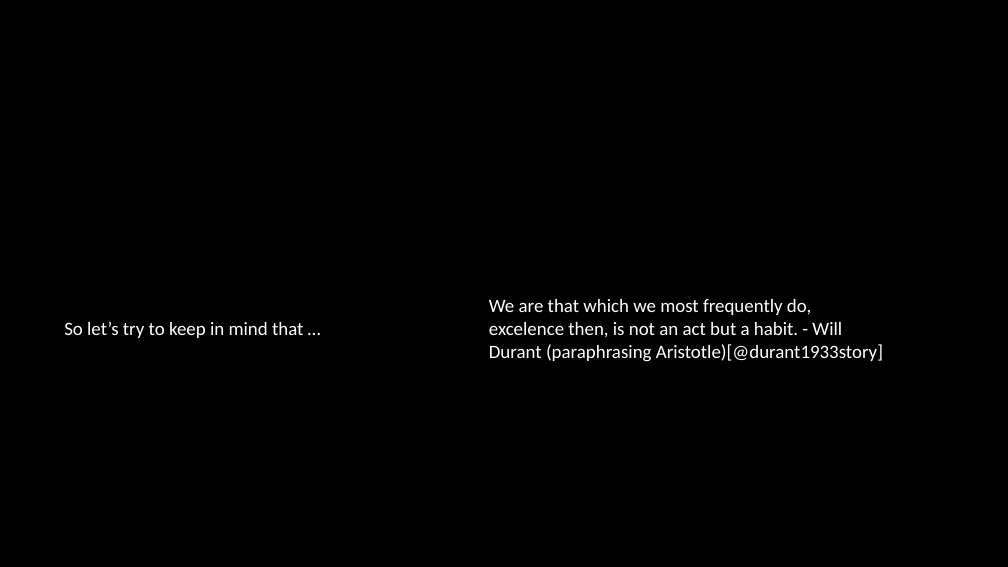
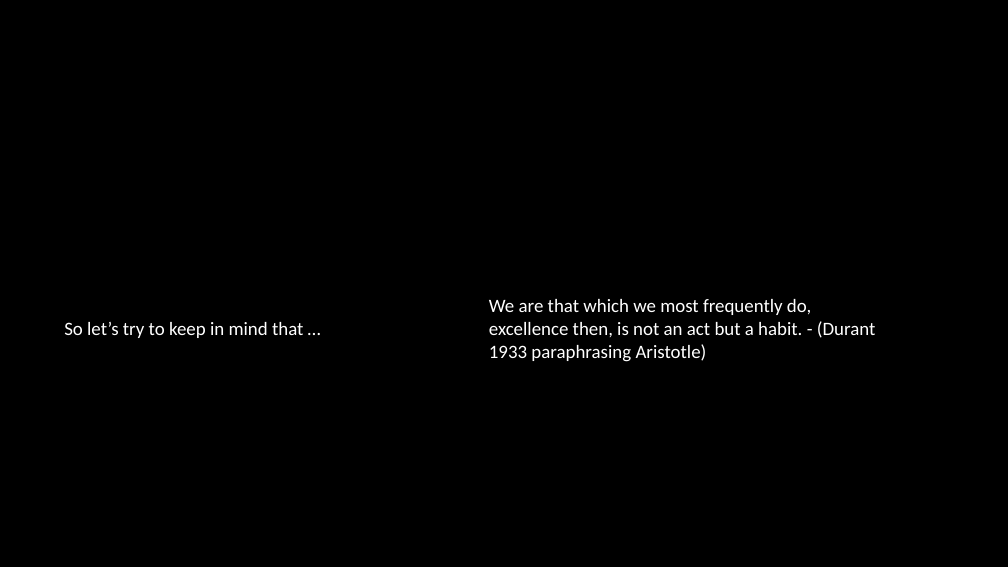
Before and after one commit to spider-z3r0/ULpsych_programing_club, a slide deck: slide 8 of presentations/Day 0/Day0Slides.pptx. Drawn at 1008x567 pixels with LibreOffice and Linux fonts; fonts in the diff are those of the drawing; background and template pictures are left out. Boxes give left, top, right and bottom in pixels: in the first picture for what was removed or moved away, otherwise in the second. Text is boxed around its words. In the diff, an @@ line names an element or a change of style, - is before the commit and + after.

```diff
--- a/presentations/Day 0/Day0Slides.pptx
+++ b/presentations/Day 0/Day0Slides.pptx
@@ text at box(489, 299, 876, 362): text changed @@
-We are that which we most frequently do, excelence then, is not an act but a habit. - Will Durant (paraphrasing Aristotle)[@durant1933story]
+We are that which we most frequently do, excellence then, is not an act but a habit. - (Durant 1933 paraphrasing Aristotle)
```
Also in this commit, not shown: 1 slide added, 2 other files.
